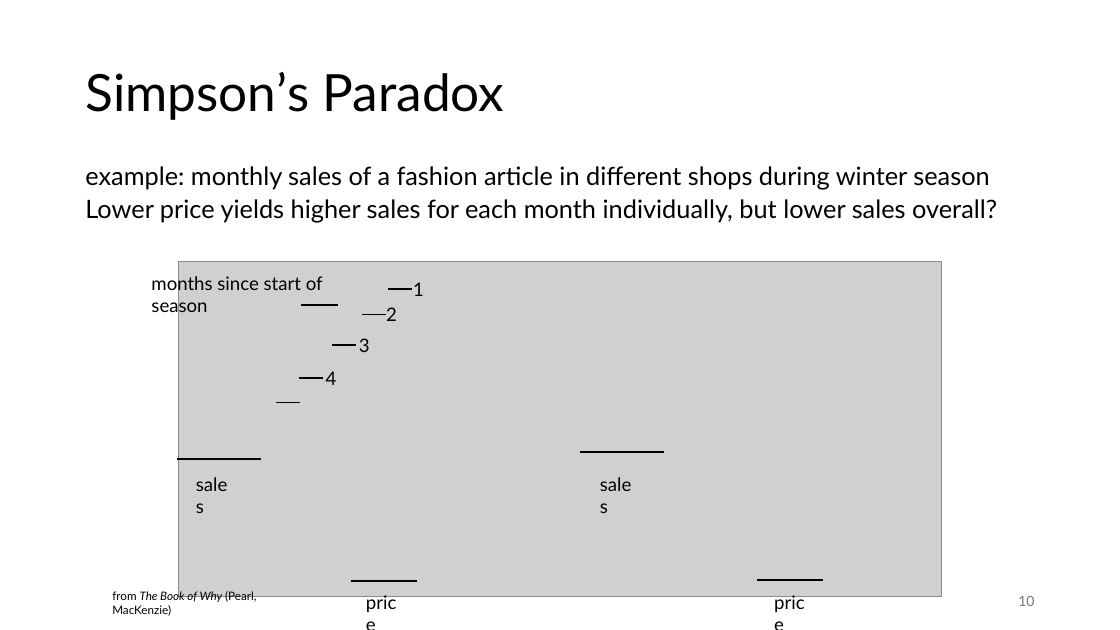
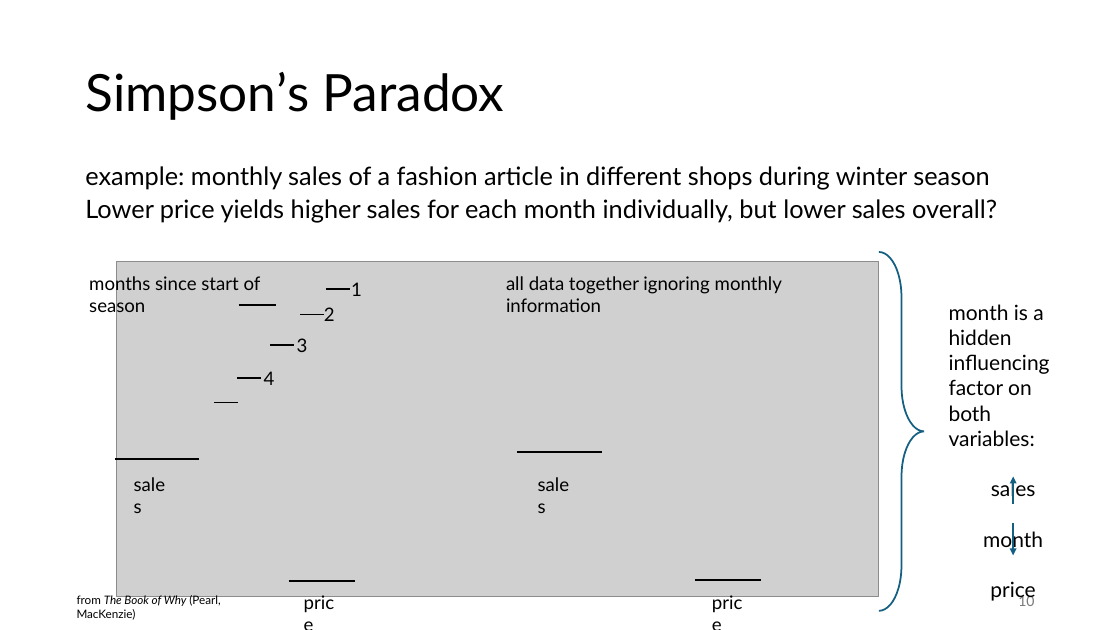
Before and after one commit to FelixWick/data_science, a slide deck: slide 10 of slides/10_causality.pptx. Drawn at 1120x630 pixels with LibreOffice and Linux fonts; fonts in the diff are those of the drawing; grey boxes stand for pictures. Boxes give left, top, right and bottom in pixels: in the first picture for what was removed or moved away, otherwise in the second. Text is boxed around its words. In the diff, an @@ line names an element or a change of style, - is before the commit and + after.

```diff
--- a/slides/10_causality.pptx
+++ b/slides/10_causality.pptx
@@ right brace added at [879, 252, 924, 611], outline #156082 1.5 pt @@
@@ text added at [506, 276, 782, 312], 16 pt, text #000000 @@
+all data together ignoring monthly information
@@ 9 lines, 6 texts, 1 picture: place and size @@
-9 lines, 6 texts, 1 picture at [177, 261, 942, 618]
+9 lines, 6 texts, 1 picture at [115, 261, 1035, 618]
@@ text added at [949, 304, 1050, 551], 18 pt, text #000000 @@
+month is a hidden influencing factor on both variables:
+sales
+month
+price
@@ 3 texts, 1 line: place and size @@
-3 texts, 1 line at [151, 274, 646, 500]
+3 texts, 1 line at [89, 274, 584, 500]
@@ arrow added from (1013, 504) to (1013, 476), #156082 1.5 pt @@
@@ arrow added from (1013, 523) to (1013, 555), #156082 1.5 pt @@
@@ text "from The Book of Why ...": place and size @@
-text "from The Book of Why ..." at [112, 590, 256, 616]
+text "from The Book of Why ..." at [77, 594, 220, 620]
```
Also in this commit, not shown: 3 other slides changed, 1 other file.
